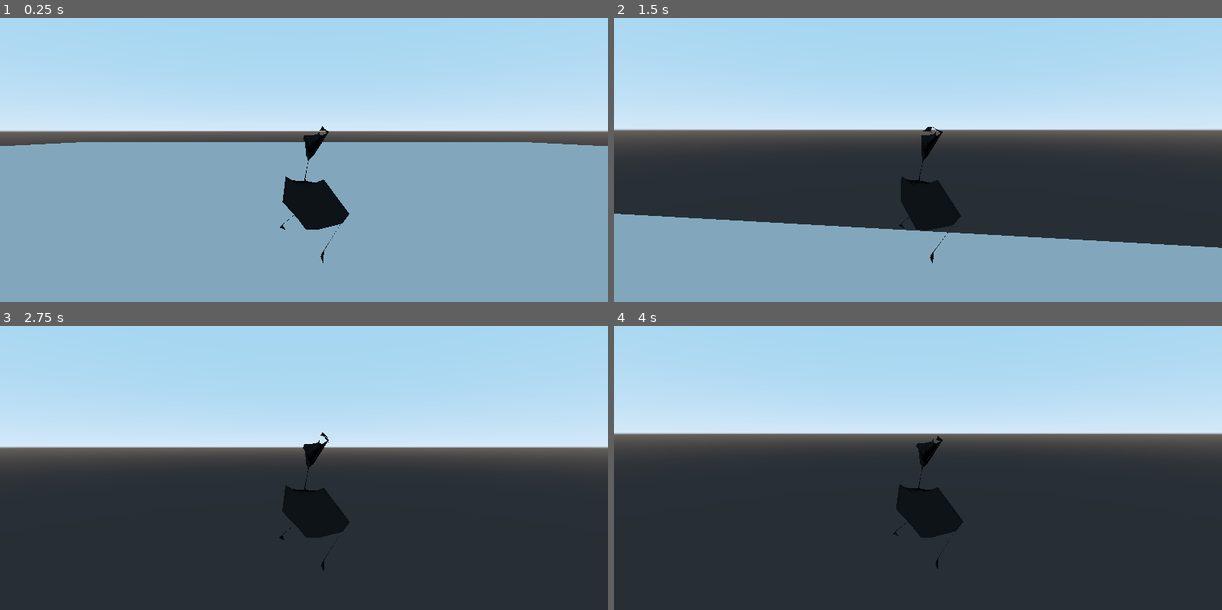
Above: before the commit, frames 1-4 (two rows, left to right).
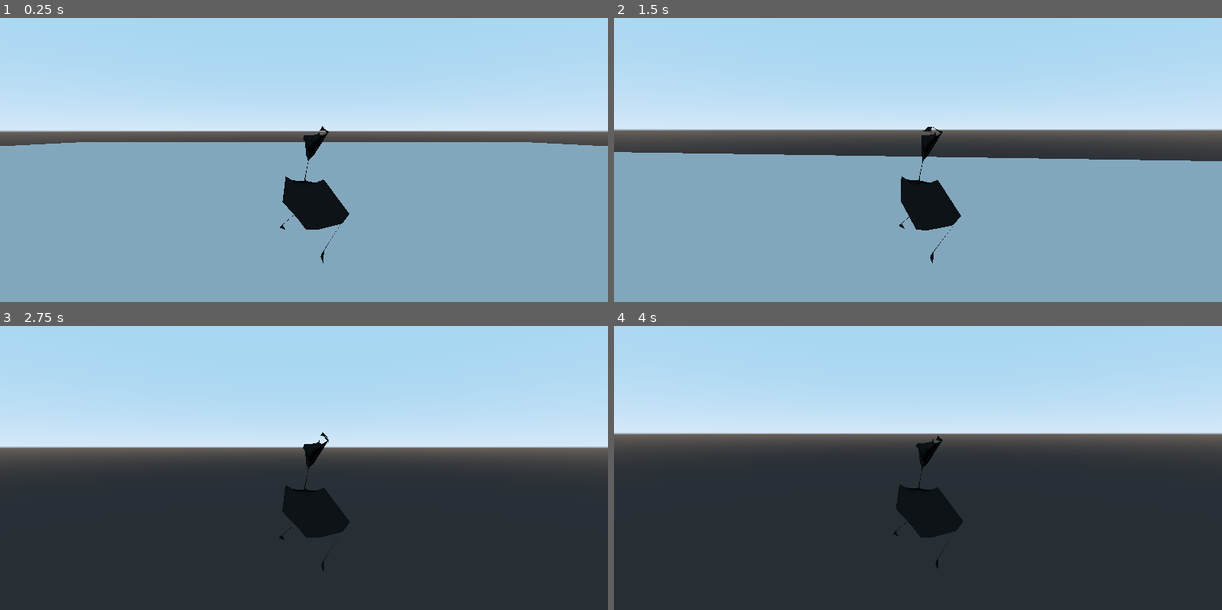
Above: after the commit, the same moments.

Repository: AustinKoenig/KindredCommunityJam-1
Game: Godot game, scene res://Scenes/Village.tscn
The game is run twice, just before and just after one commit, with the same random seed, the same clock (stepped at 60 frames per second) and the same inputs.
Inputs (mouse positions are in pixels of both pictures, inside the frame that each line leads up to):
- Up to frame 1 (0.25 s): no input
- Up to frame 2 (1.5 s): tap Enter at 0.5 s; move the mouse to (948, 128) at 0.52 s; hold Up (ui_up) from 0.53 s (still down); tap Shift (dash) at 0.6 s; tap Space (jump) at 0.77, 0.8, 1.07, 1.35 s; move the mouse to (887, 131) at 1.27 s
- Up to frame 3 (2.75 s): keep holding Up (ui_up); tap Space (jump) at 1.52, 1.82, 2.3 s; tap Shift (dash) at 1.55, 2.1 s; move the mouse to (316, 433) at 2.02 s
- Up to frame 4 (4 s): keep holding Up (ui_up); move the mouse to (911, 445) at 2.77 s; tap Shift (dash) at 2.85 s; tap Space (jump) at 3.02, 3.32, 3.6, 3.77 s; move the mouse to (960, 442) at 3.52 s

The runs differ from the first frame. In frame 2, 25% of the frame differs, in the area x 0-100%, y 47-81%; in frame 3, less than 0.1%; in frame 4, less than 0.1%.

Commit message:
Player animations all have time to play before going to the next animation.

Diff:
--- a/Project/Scenes/PlagueDoctaModel.tscn
+++ b/Project/Scenes/PlagueDoctaModel.tscn
@@ -2874,9 +2874,11 @@
 
 [sub_resource type="AnimationNodeStateMachineTransition" id=36]
 
+[sub_resource type="AnimationNodeStateMachineTransition" id=37]
+
 [sub_resource type="AnimationNodeStateMachine" id=1]
 states/Dash/node = SubResource( 16 )
-states/Dash/position = Vector2( 795, 231 )
+states/Dash/position = Vector2( 826, 225 )
 states/Idle/node = SubResource( 17 )
 states/Idle/position = Vector2( 203, 92 )
 states/Jump/node = SubResource( 18 )
@@ -2889,7 +2891,7 @@
 states/ThrowPrepare/position = Vector2( 637, 348 )
 states/Walk/node = SubResource( 22 )
 states/Walk/position = Vector2( 563, 88 )
-transitions = [ "Idle", "Jump", SubResource( 23 ), "Jump", " …(430 unchanged characters)… Walk", "ThrowPrepare", SubResource( 36 ) ]
+transitions = [ "Idle", "Jump", SubResource( 23 ), "Jump", " …(430 unchanged characters)… Walk", "ThrowPrepare", SubResource( 36 ), "Dash", "Idle", SubResource( 37 ) ]
 start_node = "Idle"
 
 [sub_resource type="AnimationNodeStateMachinePlayback" id=2]
--- a/Project/Scenes/Player.tscn
+++ b/Project/Scenes/Player.tscn
@@ -27,14 +27,29 @@
 [node name="MouseControlDelay" type="Timer" parent="CameraRoot"]
 one_shot = true
 
-[node name="DashTimer" type="Timer" parent="."]
-wait_time = 0.5
-one_shot = true
+[node name="PlagueDoctaModel" parent="." instance=ExtResource( 3 )]
 
 [node name="DashCooldownTimer" type="Timer" parent="."]
 wait_time = 10.0
 one_shot = true
 
-[node name="PlagueDoctaModel" parent="." instance=ExtResource( 3 )]
-[connection signal="timeout" from="DashTimer" to="." method="_on_DashTimer_timeout"]
+[node name="DashAnimationTimer" type="Timer" parent="."]
+wait_time = 0.5
+one_shot = true
+
+[node name="JumpAnimationTimer" type="Timer" parent="."]
+wait_time = 0.7
+one_shot = true
+
+[node name="ThrowAnimationTimer" type="Timer" parent="."]
+wait_time = 0.7
+one_shot = true
+
+[node name="PokeAnimationTimer" type="Timer" parent="."]
+wait_time = 0.7
+one_shot = true
 [connection signal="timeout" from="DashCooldownTimer" to="." method="_on_DashCooldownTimer_timeout"]
+[connection signal="timeout" from="DashAnimationTimer" to="." method="_on_DashAnimationTimer_timeout"]
+[connection signal="timeout" from="JumpAnimationTimer" to="." method="_on_JumpAnimationTimer_timeout"]
+[connection signal="timeout" from="ThrowAnimationTimer" to="." method="_on_ThrowAnimationTimer_timeout"]
+[connection signal="timeout" from="PokeAnimationTimer" to="." method="_on_PokeAnimationTimer_timeout"]
--- a/Project/Scripts/Player.gd
+++ b/Project/Scripts/Player.gd
@@ -1,6 +1,6 @@
 extends KinematicBody
 
-const GRAVITY = 500
+const GRAVITY = 300
 const BASE_SPEED = 20
 const DASH_SPEED = 200
 const ACCELERATION = 100
@@ -13,10 +13,16 @@
 var direction = Vector3.ZERO
 var velocity = Vector3.ZERO
 var h_rotation = 0
+
+var jumping = false
 var jump = 0
 
-var dash = false
+var dashing = false
 var dash_enabled = true
+
+var poking = false
+
+var throwing = false
 
 
 # PRIVATE METHODS
@@ -30,10 +36,11 @@
 			get_tree().quit()
 
 func _process(delta: float) -> void:
-	if direction != Vector3.ZERO:
-		animation_state.travel("Walk")
-	else:
-		animation_state.travel("Idle")
+	if not (jumping or dashing or poking or throwing):
+		if direction != Vector3.ZERO:
+			animation_state.travel("Walk")
+		else:
+			animation_state.travel("Idle")
 
 func _physics_process(delta: float) -> void:
 	# Update direction
@@ -48,20 +55,20 @@
 		$PlagueDoctaModel.rotation.y = lerp_angle($PlagueDoctaModel.rotation.y, $CameraRoot/H.rotation.y, delta * ANGULAR_ACCELERATION)
 
 	# Jump
-	if Input.is_action_just_pressed("jump"):
+	if Input.is_action_just_pressed("jump") and (not jumping):
 		jump = JUMP_POWER
+		jumping = true
 		animation_state.travel("Jump")
+		$JumpAnimationTimer.start()
 	else:
 		jump = 0
 
-	velocity.y += jump
-
 	# Dash
 	if Input.is_action_just_pressed("dash") and dash_enabled:
-		dash = true
+		dashing = true
 		dash_enabled = false
 		animation_state.travel("Dash")
-		$DashTimer.start()
+		$DashAnimationTimer.start()
 		$DashCooldownTimer.start()
 
 	# Gravity
@@ -72,9 +79,11 @@
 
 	# Movement
 	if direction != Vector3.ZERO:
-		velocity = velocity.move_toward(direction * (BASE_SPEED + DASH_SPEED * int(dash)), delta * ACCELERATION)
+		velocity = velocity.move_toward(direction * (BASE_SPEED + DASH_SPEED * int(dashing)), delta * ACCELERATION)
 	else:
 		velocity = velocity.move_toward(Vector3.ZERO, delta * ACCELERATION)
+
+	velocity.y += jump * int(jumping)
 
 	move_and_slide(velocity, Vector3(0, 1, 0))
 
@@ -86,8 +95,22 @@
 
 # SIGNALS
 
-func _on_DashTimer_timeout() -> void:
-	dash = false
-
 func _on_DashCooldownTimer_timeout() -> void:
 	dash_enabled = true
+
+func _on_DashAnimationTimer_timeout() -> void:
+	dashing = false
+	animation_state.travel("Idle")
+
+func _on_JumpAnimationTimer_timeout() -> void:
+	jumping = false
+	jump = 0
+	animation_state.travel("Idle")
+
+func _on_PokeAnimationTimer_timeout() -> void:
+	poking = false
+	animation_state.travel("Idle")
+
+func _on_ThrowAnimationTimer_timeout() -> void:
+	throwing = false
+	animation_state.travel("Idle")
Not shown: 1 places in Project/Scenes/PlagueDoctaModel.tscn that only renumber resources
